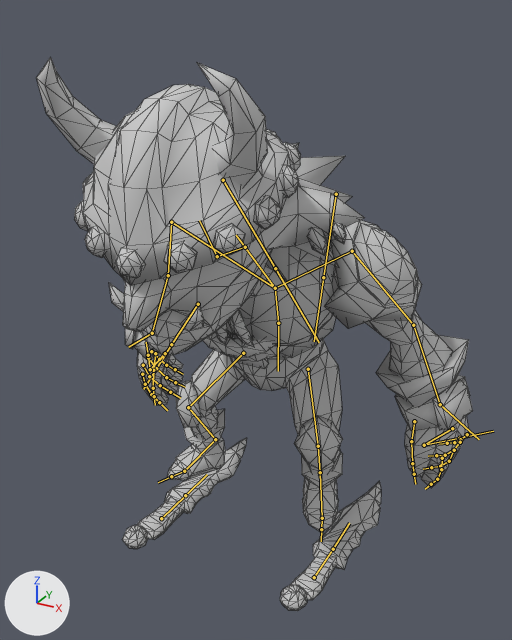
The FBX model VRPO/Assets/Resources/3D/Goblin.fbx: old version first, new version second.
Before and after are seen from a 50 mm lens placed at (0.752, -1.339, 1.175), pointed at (0.021, -0.01, 0.511). Every picture has the same lights, and +X, +Y and +Z are marked at lower left. The bones that bend it are drawn over the model as lines. Mesh edges are drawn as thin lines.

In view in the first picture: 'Goblin', 'Weapon_L', 'Weapon_R'.
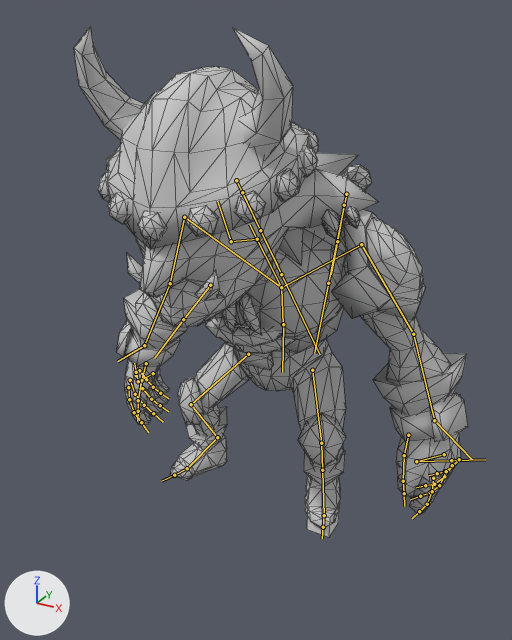
The newer file adds an action. The first version stands in its rest pose; the second is drawn at frame 132 of the action 'Goblin_Armature|Goblin_Walk'.

What differs and where, as boxes (x1, y1, x2, y2) in the pictures (512 x 640 px):
'Goblin', posed (10% narrower)
    before: (36, 57, 473, 532)
    after: (74, 26, 468, 529)
'Weapon_L', posed
    before: (280, 481, 381, 611)
    after: (342, 165, 372, 218)
'Weapon_R', posed (not visible afterwards)
    before: (122, 438, 247, 549)
'Cube', now drawn
    after: (307, 504, 340, 537)
'Cube.001', now drawn
    after: (181, 478, 191, 481)
bone 'Goblin_Abdomen', root to tip
    before: (278, 323) to (275, 288)
    after: (283, 324) to (281, 287)
bone 'Goblin_Forearm_L', root to tip
    before: (352, 251) to (413, 325)
    after: (361, 244) to (413, 334)
bone 'Goblin_Forearm_R', root to tip
    before: (171, 222) to (168, 275)
    after: (184, 217) to (170, 283)
bone 'Goblin_Bottom', root to tip
    before: (278, 323) to (278, 371)
    after: (283, 324) to (282, 372)
bone 'Goblin_Thigh_R', root to tip
    before: (243, 353) to (188, 407)
    after: (248, 354) to (191, 404)
bone 'Goblin_Shin_R', root to tip
    before: (188, 407) to (215, 439)
    after: (191, 404) to (217, 437)
bone 'Goblin_Thigh_L', root to tip
    before: (308, 369) to (318, 446)
    after: (312, 370) to (321, 443)
bone 'Goblin_Shin_L', root to tip
    before: (318, 446) to (320, 472)
    after: (321, 443) to (322, 470)
bone 'Weapon_R', root to tip
    before: (161, 518) to (185, 495)
    after: (242, 192) to (260, 230)
bone 'Weapon_L', root to tip
    before: (314, 577) to (333, 549)
    after: (344, 205) to (337, 241)

The edits, one by one:
Bone 'Goblin_Abdomen' (bone_goblin_abdomen) moves from (0.0, 0.0, 0.0) to (0.0, -0.019, -0.022).
Bone 'Goblin_Abdomen' (bone_goblin_abdomen) turns from (0, 0, 0) to (-7, 0, 0) degrees about its own x, y and z.
Bone 'Goblin_Forearm_L' (bone_goblin_forearm_l) turns from (0, 0, 0) to (0, -3, -6) degrees about its own x, y and z.
Bone 'Goblin_Forearm_R' (bone_goblin_forearm_r) turns from (0, 0, 0) to (0, 3, 6) degrees about its own x, y and z.
Bone 'Goblin_Bottom' (bone_goblin_bottom) moves from (0.0, 0.0, 0.0) to (0.0, 0.015, 0.027).
Bone 'Goblin_Thigh_R' (bone_goblin_thigh_r) turns from (0, 0, 0) to (0, 0, 5) degrees about its own x, y and z.
Bone 'Goblin_Shin_R' (bone_goblin_shin_r) turns from (0, 0, 0) to (5, -1, -1) degrees about its own x, y and z.
Bone 'Goblin_Thigh_L' (bone_goblin_thigh_l) turns from (0, 0, 0) to (0, 0, -5) degrees about its own x, y and z.
Bone 'Goblin_Shin_L' (bone_goblin_shin_l) turns from (0, 0, 0) to (5, 1, 1) degrees about its own x, y and z.
Bone 'Weapon_R' (bone_weapon_r) moves from (0.0, 0.0, 0.0) to (0.1, 0.29, 0.865).
Bone 'Weapon_R' (bone_weapon_r) turns from (0, 0, 0) to (-70, -16, -1) degrees about its own x, y and z.
Bone 'Weapon_L' (bone_weapon_l) moves from (0.0, 0.0, 0.0) to (-0.086, 0.29, 0.868).
Bone 'Weapon_L' (bone_weapon_l) turns from (0, 0, 0) to (67, -169, 11) degrees about its own x, y and z.
